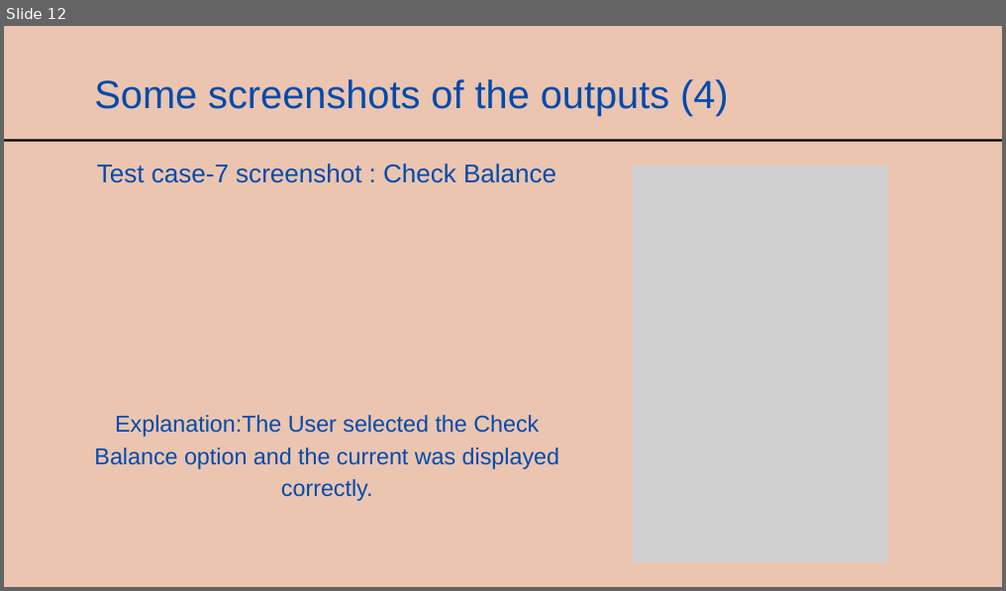
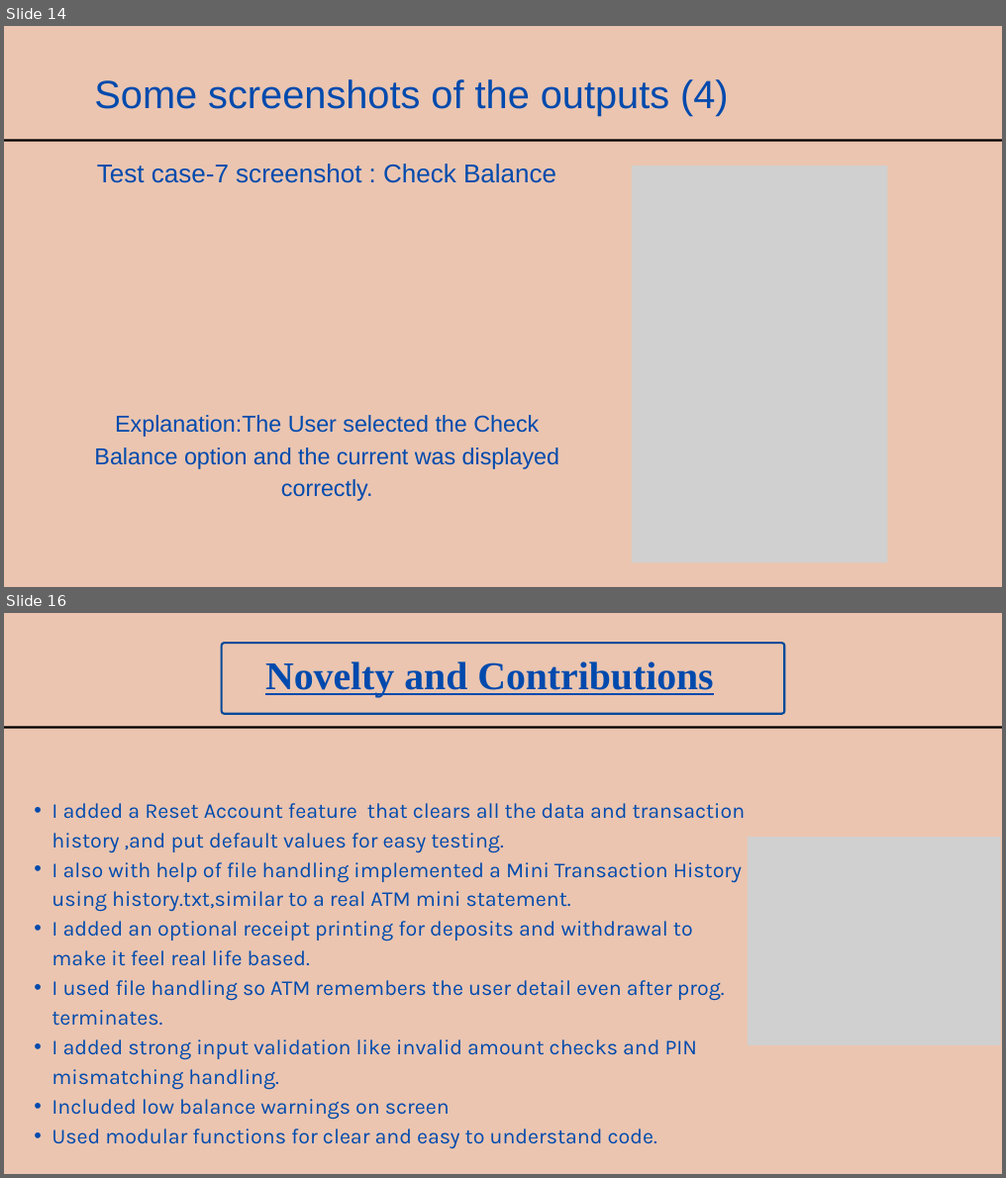
Before and after one commit to PrakharGoyal-coder/C_Project, a slide deck: Presentation-C prog ATM Simulator Project_Prakhar Goyal.pptx. Shown one above the other, each under a label of ours: slide 12 before the commit, slides 14 and 16 after it; the slides between them are not shown. The pictures are 1006x591 and 1006x1178 pixels, drawn with LibreOffice and Linux fonts; fonts in the diff are those of the drawing; grey boxes stand for pictures. Boxes give left, top, right and bottom in pixels: in the first picture for what was removed or moved away, otherwise in the second. Text is boxed around its words. In the diff, an @@ line names an element or a change of style, - is before the commit and + after.

Commit message:
Updated presentation content based on teacher's presentation guidelines

```diff
--- a/Presentation-C prog ATM Simulator Project_Prakhar Goyal.pptx
+++ b/Presentation-C prog ATM Simulator Project_Prakhar Goyal.pptx
@@ slide 16 added at (x1=4, y1=613, x2=1002, y2=1174), background #EBC5B0 @@
@@ freeform shape added at (x1=222, y1=643, x2=784, y2=714), outline #004A99 3 pt @@
@@ text added at (x1=265, y1=662, x2=713, y2=697), 56.8 pt, text #004AAD, bold, underline @@
+Novelty and Contributions
@@ line added from (4, 727) to (1002, 727), #000000 3 pt @@
@@ text added at (x1=52, y1=803, x2=746, y2=1150), 30.5 pt, text #004AAD @@
+  • I added a Reset Account feature that clears all the data and transaction history ,and put default values for easy testing.
+  • I also with help of file handling implemented a Mini Transaction History using history.txt,similar to a real ATM mini statement.
+  • I added an optional receipt printing for deposits and withdrawal to make it feel real life based.
+  • I used file handling so ATM remembers the user detail even after prog. terminates.
+  • I added strong input validation like invalid amount checks and PIN mismatching handling.
+  • Included low balance warnings on screen
+  • Used modular functions for clear and easy to understand code.
@@ picture added at (x1=747, y1=837, x2=1000, y2=1046) @@
@@ what was slide 12 is now slide 14 @@
```
Also in this commit, not shown: 5 slides changed, 4 other slides added.
